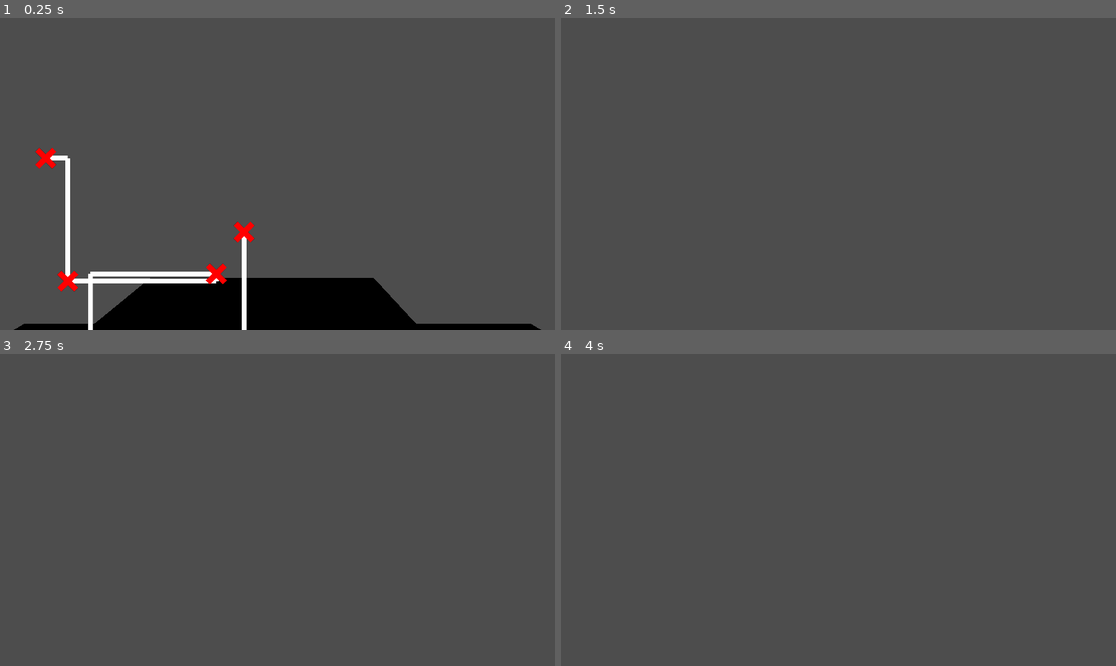
Above: before the commit, frames 1-4 (two rows, left to right).
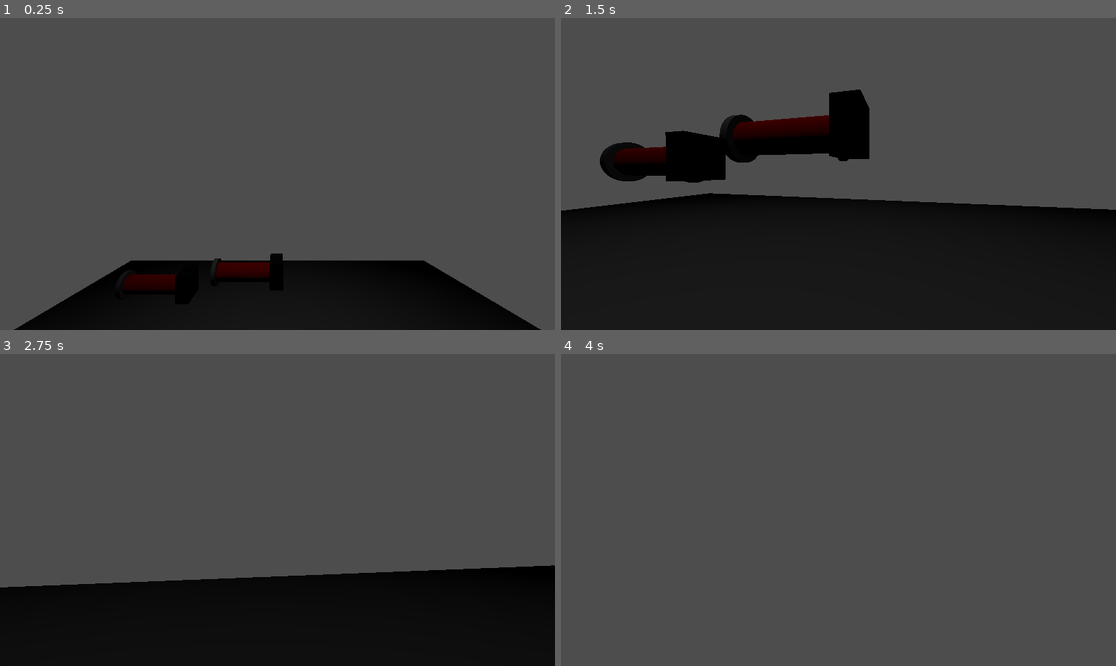
Above: after the commit, the same moments.

Repository: poogert/horror-game-jam-26
Game: Godot game, scene res://scenes/level.tscn
Two runs of this game, one before a commit and one after it. Both use one fixed random seed, a clock stepped at 60 frames per second and the inputs below.
Inputs (mouse positions are in pixels of both pictures, inside the frame that each line leads up to):
- Up to frame 1 (0.25 s): no input
- Up to frame 2 (1.5 s): tap Enter (ui_accept) at 0.5, 0.77 s; move the mouse to (866, 174) at 0.52 s; press the mouse at (866, 174) at 0.53 s; hold W (forward) from 0.53 s (still down); move the mouse to (810, 174) at 1.27 s; release the mouse at (810, 174) at 1.28 s; click (810, 174) at 1.35 s
- Up to frame 3 (2.75 s): keep holding W (forward); tap Enter (ui_accept) at 1.52 s; move the mouse to (288, 503) at 2.02 s; press the mouse at (288, 503) at 2.03 s
- Up to frame 4 (4 s): keep holding W (forward); move the mouse to (832, 516) at 2.77 s; release the mouse at (832, 516) at 2.78 s; click (832, 516) at 2.85 s; tap Enter (ui_accept) at 3.02, 3.77 s; move the mouse to (877, 513) at 3.52 s; press the mouse at (877, 513) at 3.53 s

The runs differ from the first frame. In frame 1, 9.0% of the frame differs, in the area x 4-96%, y 41-100%; in frame 2, 48%, in the area x 0-100%, y 22-100%; in frame 3, 29%; in frame 4, nothing differs.

Commit message:
wire connecters work

Diff:
--- a/generational/project.godot
+++ b/generational/project.godot
@@ -53,6 +53,10 @@
 ]
 }
 
+[input_devices]
+
+pointing/emulate_touch_from_mouse=true
+
 [layer_names]
 
 3d_physics/layer_1="Player"
--- a/generational/scenes/level.tscn
+++ b/generational/scenes/level.tscn
@@ -1,8 +1,7 @@
 [gd_scene format=3 uid="uid://cseq8smn0sld7"]
 
 [ext_resource type="PackedScene" uid="uid://bjoytfgmv7oc0" path="res://scenes/player.tscn" id="1_u52ul"]
-[ext_resource type="PackedScene" uid="uid://728x4dd2goec" path="res://scenes/Cgame.tscn" id="2_vonw3"]
-[ext_resource type="PackedScene" uid="uid://bd6k3ugxddb5f" path="res://wires.tscn" id="3_w8frs"]
+[ext_resource type="PackedScene" uid="uid://c8418h6ptl0h3" path="res://scenes/wire_connectors.tscn" id="2_w7c3h"]
 
 [sub_resource type="BoxShape3D" id="BoxShape3D_hwta1"]
 size = Vector3(32.00154, 1, 32.102295)
@@ -23,10 +22,14 @@
 mesh = SubResource("PlaneMesh_hwta1")
 
 [node name="Node3D" parent="." unique_id=1495693189 instance=ExtResource("1_u52ul")]
-transform = Transform3D(1, 0, 0, 0, 1, 0, 0, 0, 1, 0, 5.8947706, -1.8312768)
+transform = Transform3D(1, 0, 0, 0, 1, 0, 0, 0, 1, 0, 5.8947706, 4.0205593)
 
-[node name="computerGame" parent="." unique_id=145424173 instance=ExtResource("2_vonw3")]
-transform = Transform3D(4, 0, 0, 0, 4, 0, 0, 0, 4, -0.27669334, 2.048547, -3.636601)
+[node name="SpotLight3D" type="SpotLight3D" parent="." unique_id=140922277]
+transform = Transform3D(1, 0, 0, 0, -0.0031288057, 0.9999951, 0, -0.9999951, -0.0031288057, 0, 16.91393, 0)
+spot_range = 24.512304
 
-[node name="Node3D2" parent="." unique_id=1049503760 instance=ExtResource("3_w8frs")]
-transform = Transform3D(1, 0, 0, 0, 1, 0, 0, 0, 1, -7.483535, 0.63584375, 1.9640288)
+[node name="wireConnectors" parent="." unique_id=1422545742 instance=ExtResource("2_w7c3h")]
+transform = Transform3D(1, 0, 0, 0, 1, 0, 0, 0, 1, 0.21281433, 2.0628438, -4.2146606)
+
+[node name="wireConnectors2" parent="." unique_id=437117939 instance=ExtResource("2_w7c3h")]
+transform = Transform3D(1, 0, 0, 0, 1, 0, 0, 0, 1, -3.287448, 1.6159818, -4.1238112)
--- /dev/null
+++ b/generational/scenes/wire_connectors.tscn
@@ -0,0 +1,31 @@
+[gd_scene format=3 uid="uid://c8418h6ptl0h3"]
+
+[ext_resource type="Script" uid="uid://bp7ykgdwmfqgx" path="res://scripts/wire_connectors.gd" id="1_jclur"]
+[ext_resource type="PackedScene" uid="uid://bd6k3ugxddb5f" path="res://scenes/wires.tscn" id="2_0y5lx"]
+
+[sub_resource type="BoxShape3D" id="BoxShape3D_bhy47"]
+size = Vector3(0.5, 1, 1)
+
+[sub_resource type="StandardMaterial3D" id="StandardMaterial3D_3wuok"]
+albedo_color = Color(0.14406255, 0.14406255, 0.14406255, 1)
+
+[sub_resource type="BoxMesh" id="BoxMesh_bhy47"]
+material = SubResource("StandardMaterial3D_3wuok")
+size = Vector3(0.5, 1, 1)
+
+[node name="wireConnectors" type="StaticBody3D" unique_id=1422545742]
+input_capture_on_drag = true
+script = ExtResource("1_jclur")
+
+[node name="CollisionShape3D" type="CollisionShape3D" parent="." unique_id=1658450811]
+transform = Transform3D(1, 0, 0, 0, 1, 0, 0, 0, 1, -0.25, 0, 0)
+shape = SubResource("BoxShape3D_bhy47")
+
+[node name="MeshInstance3D" type="MeshInstance3D" parent="CollisionShape3D" unique_id=50320850]
+mesh = SubResource("BoxMesh_bhy47")
+
+[node name="Node3D" parent="." unique_id=953924409 instance=ExtResource("2_0y5lx")]
+transform = Transform3D(1, 0, 0, 0, 1, 0, 0, 0, 1, -2.4446054, -0.7475877, -0.029390037)
+
+[connection signal="mouse_entered" from="." to="." method="_on_mouse_entered"]
+[connection signal="mouse_exited" from="." to="." method="_on_mouse_exited"]
--- a/generational/wires.tscn
+++ b/generational/scenes/wires.tscn
@@ -12,7 +12,8 @@
 height = 0.16516113
 
 [sub_resource type="CylinderShape3D" id="CylinderShape3D_8ayvk"]
-height = 0.20385742
+height = 0.8444214
+radius = 0.78271484
 
 [node name="Node3D" type="Node3D" unique_id=953924409]
 script = ExtResource("1_ptv7e")
@@ -22,6 +23,7 @@
 current = true
 
 [node name="Marker3D" type="Marker3D" parent="." unique_id=1054519898]
+transform = Transform3D(-4.3711385e-08, -0.99999994, 0, 0.99999994, -4.3711385e-08, 0, 0, 0, 1, 1.9881897, 0.6881714, 0)
 
 [node name="bottom" type="StaticBody3D" parent="Marker3D" unique_id=1891505620]
 collision_layer = 2
@@ -42,4 +44,5 @@
 mesh = SubResource("CylinderMesh_gw8pa")
 
 [node name="CollisionShape3D" type="CollisionShape3D" parent="Marker3D/connecter" unique_id=1266825614]
+transform = Transform3D(0.99999636, 5.684342e-14, 0, -5.684342e-14, 0.99999636, 0, 0, 0, 1, 0, -0.078460366, 0)
 shape = SubResource("CylinderShape3D_8ayvk")
--- a/generational/scripts/basicMovement.gd
+++ b/generational/scripts/basicMovement.gd
@@ -10,7 +10,7 @@
 @onready var raycast = $Head/Camera3D/RayCast3D
 
 var collider
-
+var wireBeingHeld
 func _ready() -> void:
 	add_to_group("player")
 	Input.set_mouse_mode(Input.MOUSE_MODE_CAPTURED)
--- /dev/null
+++ b/generational/scripts/wire_connectors.gd
@@ -0,0 +1,16 @@
+extends StaticBody3D
+
+var player
+
+func _ready() -> void:
+	player = get_tree().get_first_node_in_group("player")
+
+func _on_mouse_entered() -> void:
+	print(player.wireBeingHeld)
+	if player.wireBeingHeld != null:
+		player.wireBeingHeld.global_position = global_position
+		player.wireBeingHeld = null
+		print("this connecter is connected")
+
+func _on_mouse_exited() -> void:
+	pass # Replace with function body.
--- a/generational/scripts/wires.gd
+++ b/generational/scripts/wires.gd
@@ -11,14 +11,15 @@
 var isBeingDragged: bool = false
 var dragArea: Plane
 var player: Node3D
-
+var ogPosition
+var connecterHoveringOver: StaticBody3D
 func _ready() -> void:
+	ogPosition = topHandler.global_position
 	topHandler.input_event.connect(handleInput)
 	player = get_tree().get_first_node_in_group("player")
-	await get_tree().process_frame
 	generateWireChain()
 
-func generateWireChain() -> void:
+func generateWireChain():
 	var startPos = bottomNode.global_position
 	var endPos = topHandler.global_position
 	var totalVector = endPos - startPos
@@ -28,27 +29,25 @@
 
 	var segmentLength = (totalVector.length() / segmentCount) * 1.35
 	var stepDirection = totalVector.normalized()
-
 	var redMaterial = StandardMaterial3D.new()
 	redMaterial.albedo_color = Color(1, 0, 0)
+
+	var glowMaterial = StandardMaterial3D.new()
+	glowMaterial.albedo_color = Color(0, 1, 1)
+	glowMaterial.emission_enabled = true
+	glowMaterial.emission = Color(0, 1, 1)
+	glowMaterial.emission_energy_multiplier = 4
 
 	var previousNode: Node3D = bottomNode
 
 	for i in range(segmentCount):
-		var spawnPos = startPos + stepDirection * ((totalVector.length() / segmentCount) * i + ((totalVector.length() / segmentCount) / 2.0))
+		var spawnPos = startPos + stepDirection * ((totalVector.length() / segmentCount) * i + ((totalVector.length() / segmentCount) / 2))
+		var body = RigidBody3D.new()
 
-		var body = RigidBody3D.new()
 		body.name = "WireSegment_" + str(i)
 		body.mass = segmentMass
 		body.gravity_scale = 0.5
 		body.input_ray_pickable = true
-
-		body.axis_lock_angular_x = false
-		body.axis_lock_angular_y = false
-		body.axis_lock_angular_z = false
-
-		body.collision_layer = 1
-		body.collision_mask = 1
 
 		add_child(body)
 		body.global_position = spawnPos
@@ -72,70 +71,83 @@
 		meshInstance.material_override = redMaterial
 		body.add_child(meshInstance)
 
-		var lookTarget = body.global_position + stepDirection * 2.0
+		var lookTarget = body.global_position + stepDirection * 2
 		body.look_at(lookTarget, Vector3.UP)
 		body.rotate_object_local(Vector3.RIGHT, deg_to_rad(90))
+
+		var glowMeshInstance = MeshInstance3D.new()
+		var glowMesh = CylinderMesh.new()
+		glowMesh.radial_segments = 8
+		glowMesh.rings = 1
+		glowMesh.top_radius = segmentRadius * 0.4
+		glowMesh.bottom_radius = segmentRadius * 0.4
+		glowMesh.height = segmentLength * 0.5
+		glowMeshInstance.mesh = glowMesh
+		glowMeshInstance.material_override = glowMaterial
+		body.add_child(glowMeshInstance)
+
+		glowMeshInstance.position = Vector3(0, segmentLength / 2, 0)
 
 		var joint = Generic6DOFJoint3D.new()
 		add_child(joint)
 
 		var jointPos = startPos + (stepDirection * (totalVector.length() / segmentCount) * i)
 		joint.global_position = jointPos
-
 		joint.set_node_a(previousNode.get_path())
 		joint.set_node_b(body.get_path())
-
-		joint.set_param_x(Generic6DOFJoint3D.PARAM_LINEAR_UPPER_LIMIT, 0.0)
-		joint.set_param_x(Generic6DOFJoint3D.PARAM_LINEAR_LOWER_LIMIT, 0.0)
-		joint.set_param_y(Generic6DOFJoint3D.PARAM_LINEAR_UPPER_LIMIT, 0.0)
-		joint.set_param_y(Generic6DOFJoint3D.PARAM_LINEAR_LOWER_LIMIT, 0.0)
-		joint.set_param_z(Generic6DOFJoint3D.PARAM_LINEAR_UPPER_LIMIT, 0.0)
-		joint.set_param_z(Generic6DOFJoint3D.PARAM_LINEAR_LOWER_LIMIT, 0.0)
-
+		joint.set_param_x(Generic6DOFJoint3D.PARAM_LINEAR_UPPER_LIMIT, 0)
+		joint.set_param_x(Generic6DOFJoint3D.PARAM_LINEAR_LOWER_LIMIT, 0)
+		joint.set_param_y(Generic6DOFJoint3D.PARAM_LINEAR_UPPER_LIMIT, 0)
+		joint.set_param_y(Generic6DOFJoint3D.PARAM_LINEAR_LOWER_LIMIT, 0)
+		joint.set_param_z(Generic6DOFJoint3D.PARAM_LINEAR_UPPER_LIMIT, 0)
+		joint.set_param_z(Generic6DOFJoint3D.PARAM_LINEAR_LOWER_LIMIT, 0)
 		previousNode = body
 
 	var finalJoint = Generic6DOFJoint3D.new()
 	add_child(finalJoint)
 	finalJoint.global_position = topHandler.global_position
-
 	finalJoint.set_node_a(previousNode.get_path())
 	finalJoint.set_node_b(topHandler.get_path())
+	finalJoint.set_param_x(Generic6DOFJoint3D.PARAM_LINEAR_UPPER_LIMIT, 0)
+	finalJoint.set_param_x(Generic6DOFJoint3D.PARAM_LINEAR_LOWER_LIMIT, 0)
+	finalJoint.set_param_y(Generic6DOFJoint3D.PARAM_LINEAR_UPPER_LIMIT, 0)
+	finalJoint.set_param_y(Generic6DOFJoint3D.PARAM_LINEAR_LOWER_LIMIT, 0)
+	finalJoint.set_param_z(Generic6DOFJoint3D.PARAM_LINEAR_UPPER_LIMIT, 0)
+	finalJoint.set_param_z(Generic6DOFJoint3D.PARAM_LINEAR_LOWER_LIMIT, 0)
 
-	finalJoint.set_param_x(Generic6DOFJoint3D.PARAM_LINEAR_UPPER_LIMIT, 0.0)
-	finalJoint.set_param_x(Generic6DOFJoint3D.PARAM_LINEAR_LOWER_LIMIT, 0.0)
-	finalJoint.set_param_y(Generic6DOFJoint3D.PARAM_LINEAR_UPPER_LIMIT, 0.0)
-	finalJoint.set_param_y(Generic6DOFJoint3D.PARAM_LINEAR_LOWER_LIMIT, 0.0)
-	finalJoint.set_param_z(Generic6DOFJoint3D.PARAM_LINEAR_UPPER_LIMIT, 0.0)
-	finalJoint.set_param_z(Generic6DOFJoint3D.PARAM_LINEAR_LOWER_LIMIT, 0.0)
-
-func handleInput(camera: Camera3D, event: InputEvent, _position: Vector3, _normal: Vector3, _shapeIndex: int) -> void:
+func handleInput(camera: Camera3D, event: InputEvent, position: Vector3, normal: Vector3, shapeIndex: int):
 	if event is InputEventMouseButton and event.button_index == MOUSE_BUTTON_LEFT and event.pressed:
 		var dragAreaNormal = wiresCamera.get_global_transform().basis.z
 		dragArea = Plane(dragAreaNormal, topHandler.global_position)
 		isBeingDragged = true
 
 func _unhandled_input(event: InputEvent) -> void:
+	var mousePosition = get_viewport().get_mouse_position()
+	var rayOrigin = wiresCamera.project_ray_origin(mousePosition)
+	var rayDirection = wiresCamera.project_ray_normal(mousePosition)
+	var targetPosition = dragArea.intersects_ray(rayOrigin, rayDirection)
+
 	if event is InputEventMouseButton and event.button_index == MOUSE_BUTTON_LEFT and not event.pressed:
+		if connecterHoveringOver != null:
+			topHandler.global_position = connecterHoveringOver.global_position
 		isBeingDragged = false
+		topHandler.global_position = ogPosition
+
 
 	if event is InputEventMouseMotion and isBeingDragged:
-		var camera = wiresCamera
-		if not camera: return
 
-		var mousePosition = get_viewport().get_mouse_position()
-		var rayOrigin = camera.project_ray_origin(mousePosition)
-		var rayDirection = camera.project_ray_normal(mousePosition)
-		var targetPosition = dragArea.intersects_ray(rayOrigin, rayDirection)
+		if not wiresCamera: return
 
 		if targetPosition != null:
 			topHandler.global_basis = Basis.IDENTITY
 			topHandler.global_position = targetPosition
+			player.wireBeingHeld = topHandler
 
 	if event.is_action_pressed("exit") and player:
 		player.camera.make_current()
 		Input.set_mouse_mode(Input.MOUSE_MODE_CAPTURED)
 
-func switchCamera() -> void:
+func switchCamera():
 	if player and player.camera.current == true:
 		wiresCamera.make_current()
 		Input.set_mouse_mode(Input.MOUSE_MODE_VISIBLE)
Not shown, added: generational/scripts/wire_connectors.gd.uid
